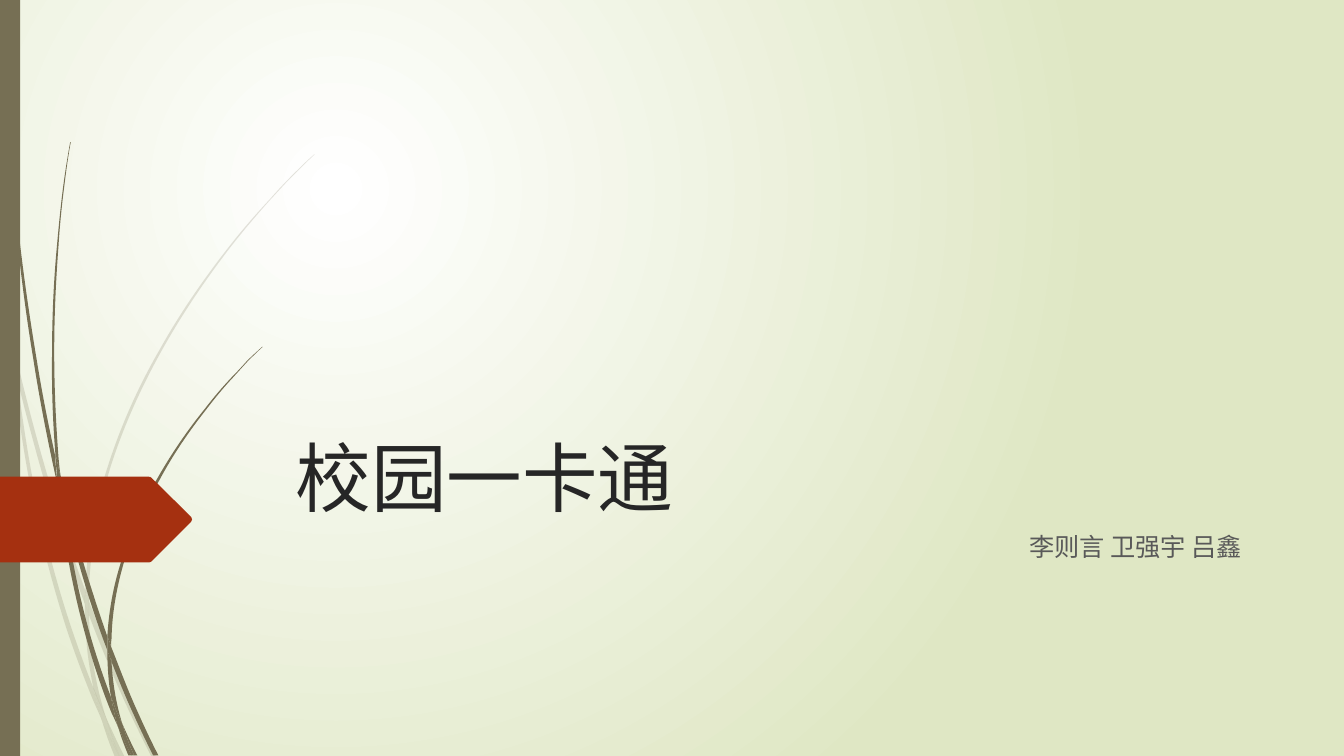
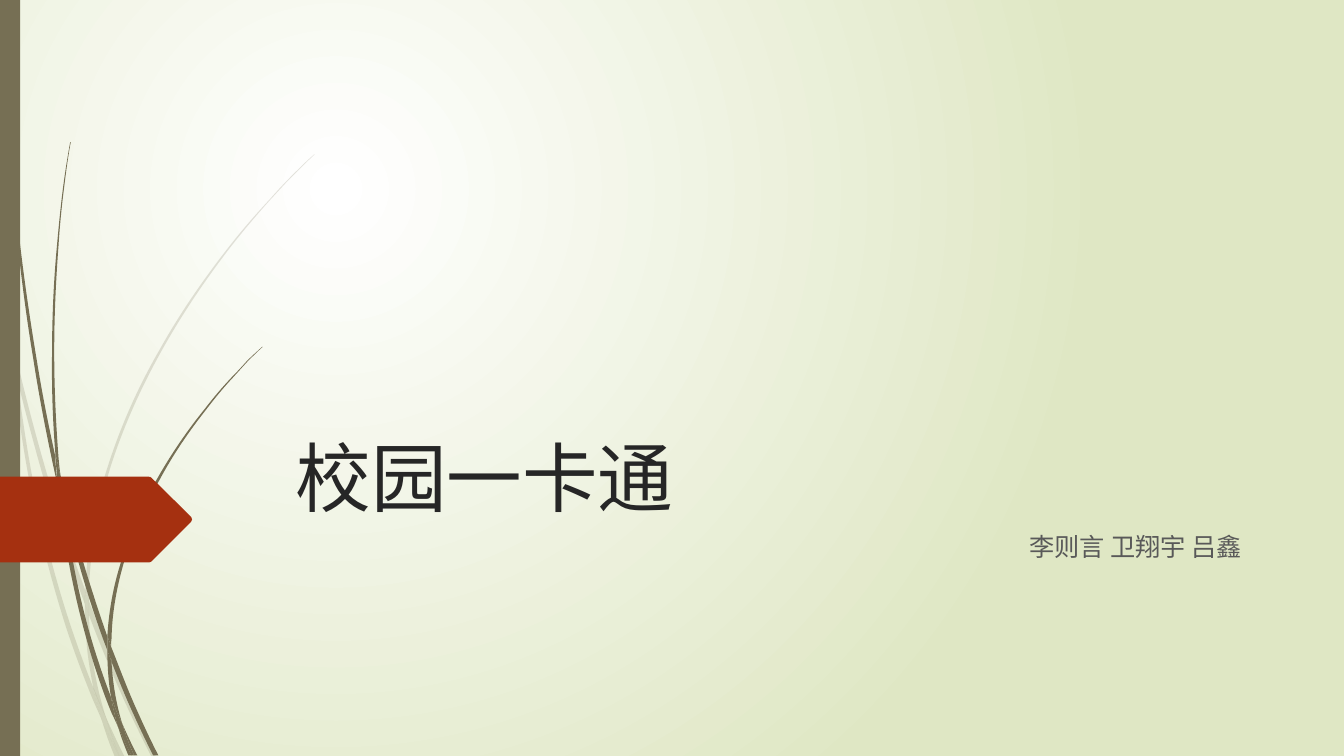
Before and after one commit to lizeyan/Card, a slide deck: slide 1 of pre.pptx. Drawn at 1344x756 pixels with LibreOffice and Linux fonts; fonts in the diff are those of the drawing. Boxes give left, top, right and bottom in pixels: in the first picture for what was removed or moved away, otherwise in the second. Text is boxed around its words. In the diff, an @@ line names an element or a change of style, - is before the commit and + after.

```diff
--- a/pre.pptx
+++ b/pre.pptx
@@ subtitle at (1029, 535, 1242, 558): text changed @@
-李则言 卫强宇 吕鑫
+李则言 卫翔宇 吕鑫
```
Also in this commit, not shown: 12 other files.
